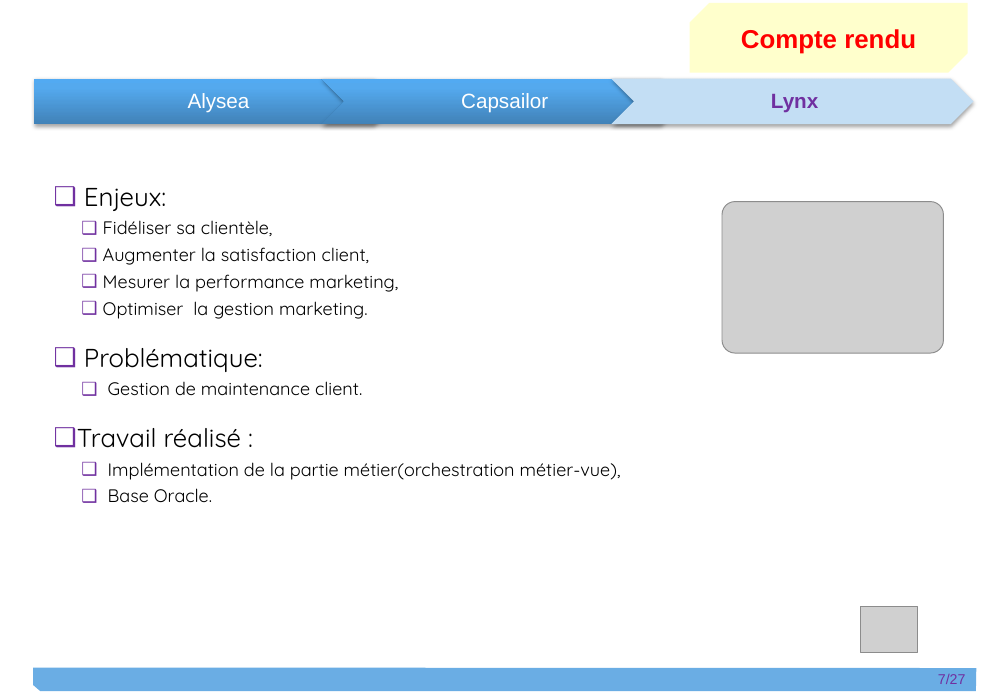
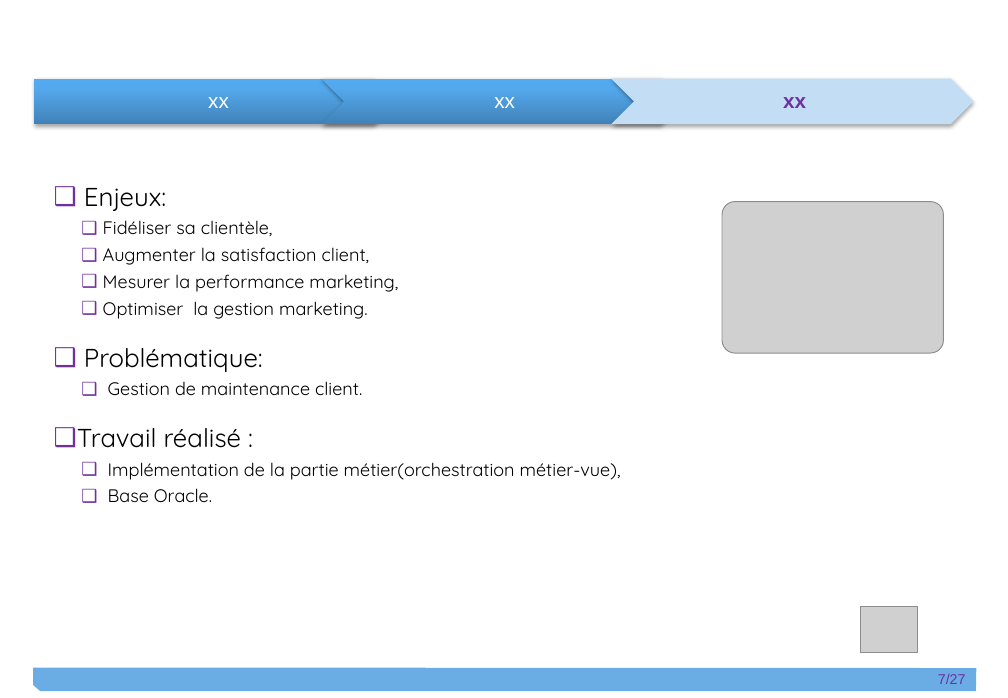
Before and after one commit to git-wylson/kata2, a slide deck: slide 7 of Wylson_Dibinga_Diapo.pptx. Drawn at 1008x698 pixels with LibreOffice and Linux fonts; fonts in the diff are those of the drawing; grey boxes stand for pictures. Boxes give left, top, right and bottom in pixels: in the first picture for what was removed or moved away, otherwise in the second. Text is boxed around its words. In the diff, an @@ line names an element or a change of style, - is before the commit and + after.

```diff
--- a/Wylson_Dibinga_Diapo.pptx
+++ b/Wylson_Dibinga_Diapo.pptx
@@ snip diag rect removed at [690,3,968,73] @@
-Compte rendu
@@ text at [208,97,229,108]: text changed @@
-Alysea
+xx
@@ text at [494,97,515,108]: text changed @@
-Capsailor
+xx
@@ text at [783,97,806,108]: text changed @@
-Lynx
+xx
```
Also in this commit, not shown: 5 other slides changed, 2 slides added, 2 slides removed, 2 other files.
